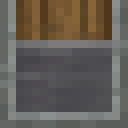
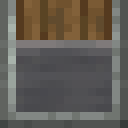
Revision of a layered 128×128 image; what changed, layer by layer:
added layer "Calque copié #1" above "Calque copié #2" over (16, 40, 112, 112)
added layer "Calque copié #2" above "Calque copié" over (0, 0, 128, 128)
